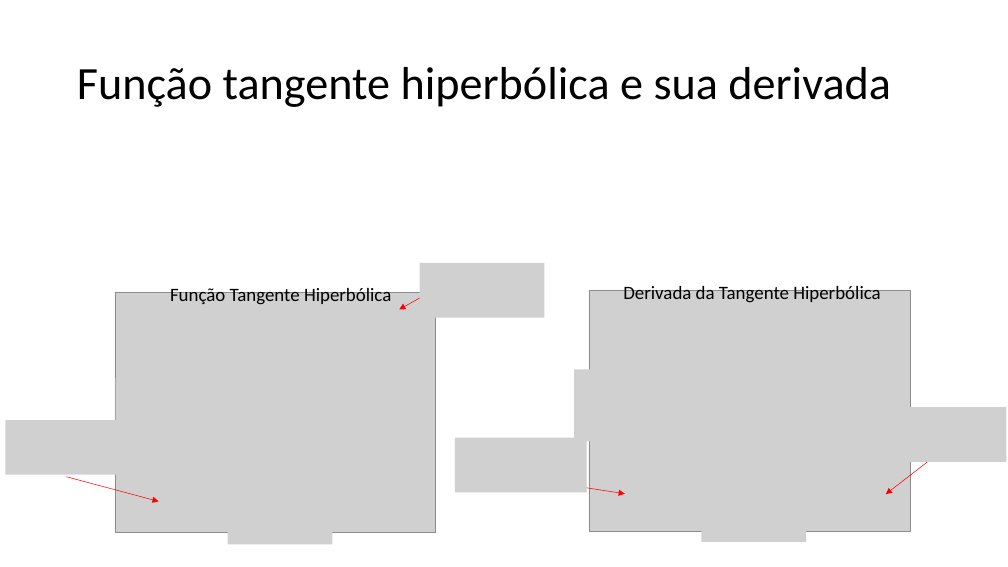
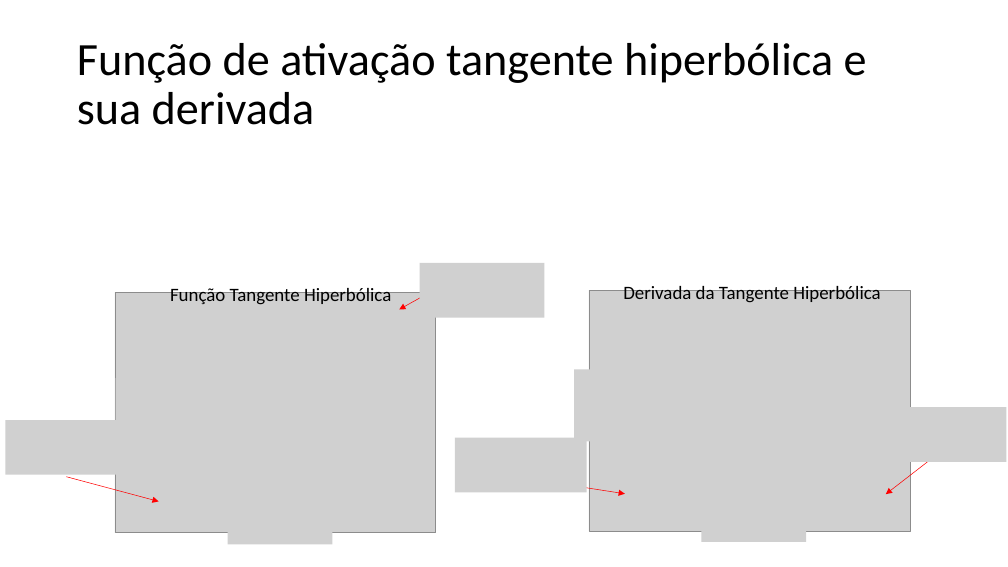
Before and after one commit to zz4fap/t320_aprendizado_de_maquina, a slide deck: slide 17 of slides/T320_Redes_Neurais_Artificiais (Parte II).pptx. Drawn at 1008x567 pixels with LibreOffice and Linux fonts; fonts in the diff are those of the drawing; grey boxes stand for pictures. Boxes give left, top, right and bottom in pixels: in the first picture for what was removed or moved away, otherwise in the second. Text is boxed around its words. In the diff, an @@ line names an element or a change of style, - is before the commit and + after.

```diff
--- a/slides/T320_Redes_Neurais_Artificiais (Parte II).pptx
+++ b/slides/T320_Redes_Neurais_Artificiais (Parte II).pptx
@@ title at [77, 43, 867, 125]: text changed @@
-Função tangente hiperbólica e sua derivada
+Função de ativação tangente hiperbólica e sua derivada
```
Also in this commit, not shown: 17 other slides changed, 3 slides added, 1 other file.
